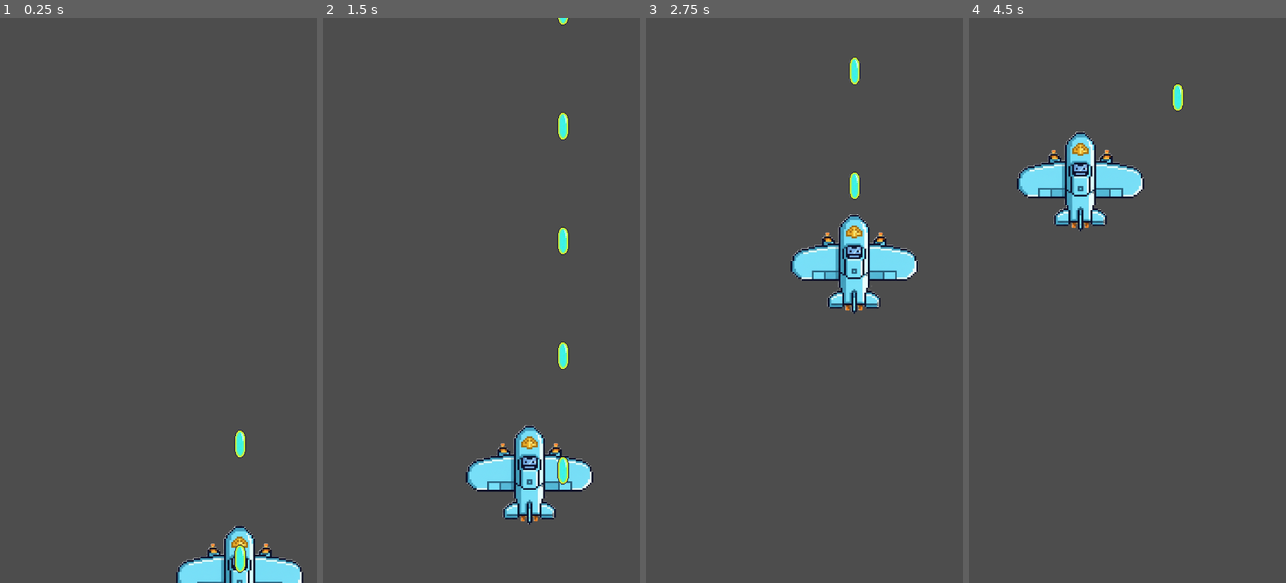
Above: before the commit, frames 1-4 (left to right).
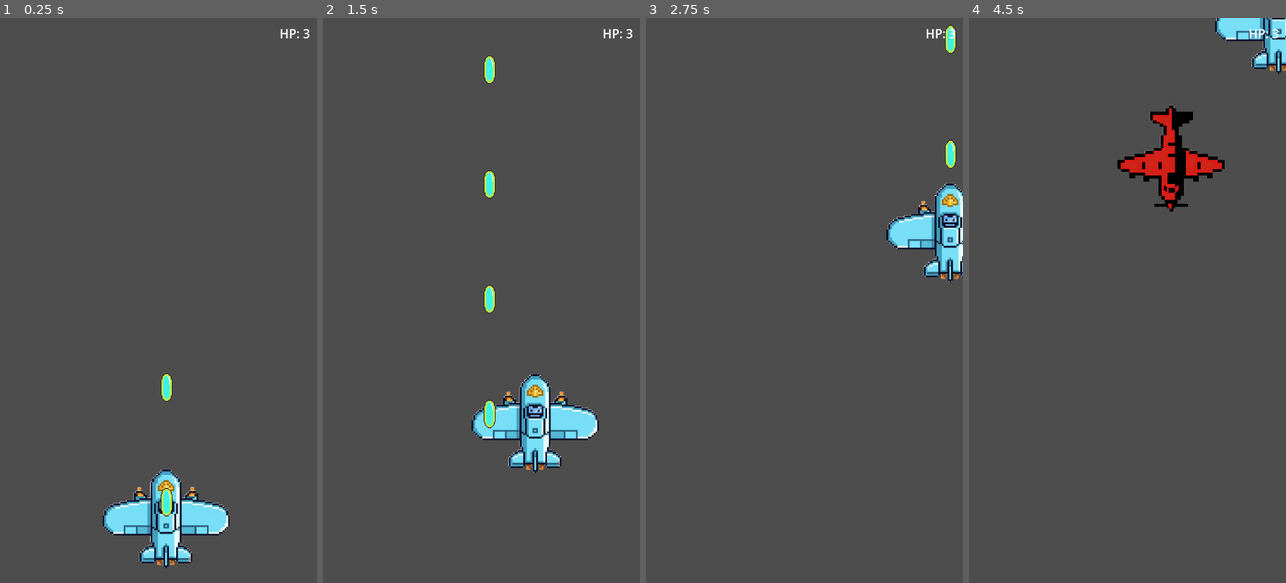
Above: after the commit, the same moments.

Repository: qingzhixing/plane-war
Game: Godot game, scene res://scenes/Main.tscn
Two runs of this game, one before a commit and one after it. Both use one fixed random seed, a clock stepped at 60 frames per second and the inputs below.
Inputs (mouse positions are in pixels of both pictures, inside the frame that each line leads up to):
- Up to frame 1 (0.25 s): no input
- Up to frame 2 (1.5 s): move the mouse to (551, 272) at 0.52 s; click (551, 272) at 0.67 s; drag from (418, 328) to (563, 29) at 1.27 s
- Up to frame 3 (2.75 s): move the mouse to (836, 176) at 2.02 s; click (836, 176) at 2.17 s
- Up to frame 4 (4.5 s): drag from (1111, 413) to (1178, 187) at 2.77 s; move the mouse to (1222, 385) at 3.52 s; click (1222, 385) at 3.67 s; drag from (1032, 215) to (1178, 114) at 4.27 s

The runs differ from the first frame. In frame 1, 6.3% of the frame differs, in the area x 32-98%, y 1-100%; in frame 2, 7.4%; in frame 3, 6.7%; in frame 4, 7.4%, in the area x 15-100%, y 0-38%.

Commit message:
🐛 FIX: 恢复飞机操控并改用数字HP HUD
Made-with: Cursor

Diff:
--- a/scenes/Main.tscn
+++ b/scenes/Main.tscn
@@ -8,7 +8,7 @@
 [node name="Main" type="Node2D"]
 
 [node name="Player" parent="." instance=ExtResource("1_elqb8")]
-position = Vector2(545, 1760)
+position = Vector2(378, 1136)
 
 [node name="EnemySpawner" type="Node2D" parent="."]
 position = Vector2(541, 282)
--- a/scripts/hud.gd
+++ b/scripts/hud.gd
@@ -2,59 +2,35 @@
 
 @export var player_path: NodePath
 
-const HP_ICON_PATH := "res://art/ui/icon_hp.png"
-
-@export var max_icons: int = 3
-
 var _player: Node = null
-var _icon_texture: Texture2D
-var _icons: Array[TextureRect] = []
+var _label: Label
 
 func _ready() -> void:
-	_icon_texture = load(HP_ICON_PATH)
-
 	if player_path != NodePath(""):
 		_player = get_node(player_path)
-		if _player != null and _player.has_method("get_max_hp"):
-			max_icons = _player.get_max_hp()
 
-	# 根节点铺满视口，子节点锚点才能正确按屏幕右上角计算
+	# 全屏根节点必须忽略鼠标/触摸，否则会挡住下面的飞机操控
 	var root := Control.new()
+	root.mouse_filter = Control.MOUSE_FILTER_IGNORE
 	add_child(root)
 	root.set_anchors_preset(Control.PRESET_FULL_RECT)
+	root.set_offsets_preset(Control.PRESET_FULL_RECT)
 
-	var hbox := HBoxContainer.new()
-	root.add_child(hbox)
-	hbox.anchor_left = 1.0
-	hbox.anchor_right = 1.0
-	hbox.anchor_top = 0.0
-	hbox.anchor_bottom = 0.0
-	hbox.offset_top = 16.0
-	hbox.add_theme_constant_override("separation", 4)
-
-	var icon_size := _icon_texture.get_size()
-	for i in range(max_icons):
-		var rect := TextureRect.new()
-		rect.texture = _icon_texture
-		rect.stretch_mode = TextureRect.STRETCH_KEEP_ASPECT_CENTERED
-		rect.custom_minimum_size = icon_size
-		hbox.add_child(rect)
-		_icons.append(rect)
-
-	# 锚在右上角：左缘在 -total_width-16，右缘在 -16
-	var spacing: float = hbox.get_theme_constant("separation")
-	var total_width := icon_size.x * max_icons + spacing * (max_icons - 1)
-	hbox.offset_left = -total_width - 16.0
-	hbox.offset_right = -16.0
-	hbox.offset_bottom = 16.0 + icon_size.y
+	_label = Label.new()
+	_label.text = "HP: 3"
+	_label.add_theme_font_size_override("font_size", 28)
+	_label.horizontal_alignment = HORIZONTAL_ALIGNMENT_RIGHT
+	_label.custom_minimum_size = Vector2(100, 36)
+	_label.mouse_filter = Control.MOUSE_FILTER_IGNORE
+	root.add_child(_label)
+	var viewport_size := get_viewport().get_visible_rect().size
+	_label.position = Vector2(viewport_size.x - 116.0, 16.0)
 
 func _process(_delta: float) -> void:
 	if not is_instance_valid(_player):
+		_label.text = "HP: 0"
 		return
-
-	var current_hp := max_icons
 	if _player.has_method("get_hp"):
-		current_hp = clampi(_player.get_hp(), 0, max_icons)
-
-	for i in range(_icons.size()):
-		_icons[i].visible = i < current_hp
+		_label.text = "HP: %d" % clampi(_player.get_hp(), 0, 99)
+	else:
+		_label.text = "HP: ?"
--- a/scripts/player.gd
+++ b/scripts/player.gd
@@ -63,10 +63,6 @@
 	clamped.x = clamp(clamped.x, margin, viewport_rect.size.x - margin)
 	clamped.y = clamp(clamped.y, margin, viewport_rect.size.y - margin)
 	global_position = clamped
-	# 同步指针基准到当前实际屏幕位置，避免 clamp 与下一帧拖拽“打架”导致卡顿
-	if _has_pointer:
-		_pointer_pos = get_viewport().get_canvas_transform() * clamped
-		_last_pointer_pos = _pointer_pos
 
 func _update_shooting(delta: float) -> void:
 	_fire_timer -= delta
Not shown, changed: .gitignore
Not shown, changed: docs/gdd/KNOWN_ISSUES.md
Not shown, changed: docs/gdd/sections/08_ui_ux.md
